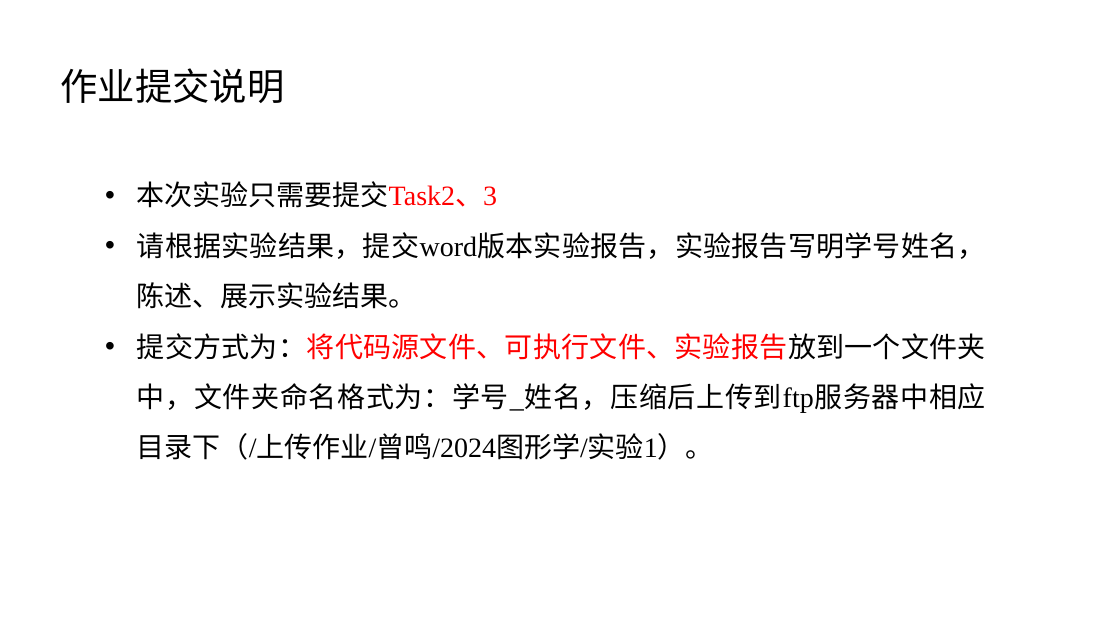
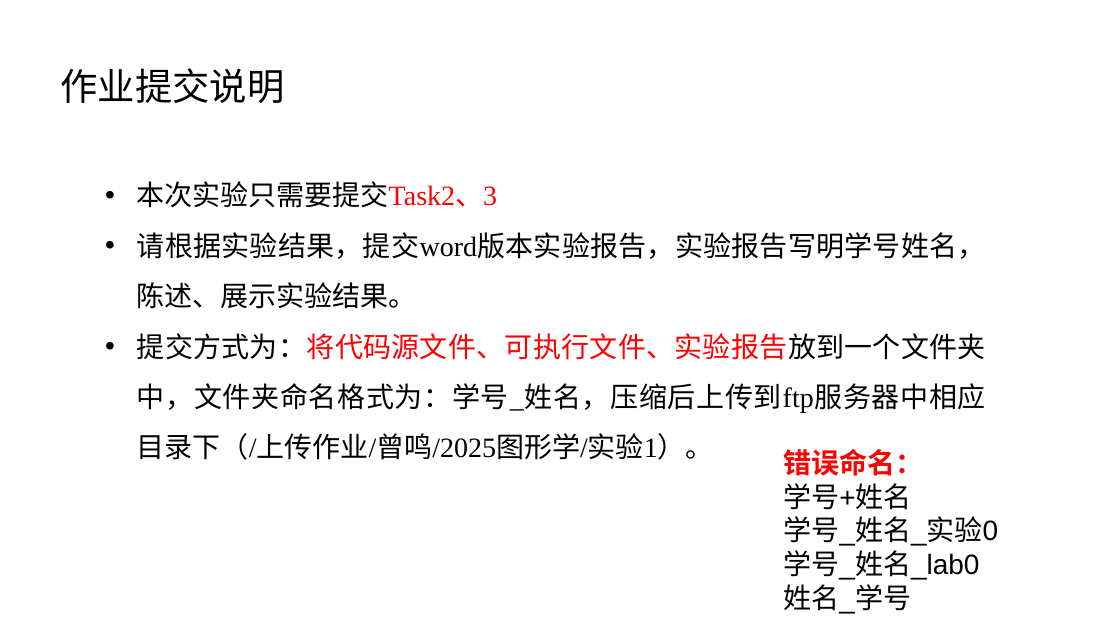
Before and after one commit to kirisaaame/XMU_DMT_Learning, a slide deck: slide 13 of 计算机图形学/实验/实验1/实验1.pptx (slide 11 before the commit). Drawn at 1120x630 pixels with LibreOffice and Linux fonts; fonts in the diff are those of the drawing. Boxes give left, top, right and bottom in pixels: in the first picture for what was removed or moved away, otherwise in the second. Text is boxed around its words. In the diff, an @@ line names an element or a change of style, - is before the commit and + after.

```diff
--- a/计算机图形学/实验/实验1/实验1.pptx
+++ b/计算机图形学/实验/实验1/实验1.pptx
@@ text at box(137, 333, 986, 460): text changed @@
-• 提交方式为：将代码源文件、可执行文件、实验报告放到一个文件夹中，文件夹命名格式为：学号_姓名，压缩后上传到ftp服务器中相应目录下（/上传作业/曾鸣/2024图形学/实验1）。
+• 提交方式为：将代码源文件、可执行文件、实验报告放到一个文件夹中，文件夹命名格式为：学号_姓名，压缩后上传到ftp服务器中相应目录下（/上传作业/曾鸣/2025图形学/实验1）。
@@ text added at box(783, 449, 998, 614), 24 pt, text #000000 @@
+错误命名：
+学号+姓名
+学号_姓名_实验0
+学号_姓名_lab0
+姓名_学号
```
Also in this commit, not shown: 4 other slides changed, 2 slides added, 14 other files.
